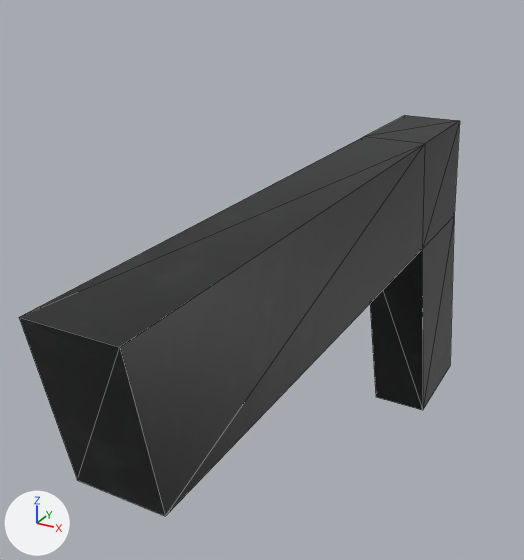
What one commit did to the OBJ model data/models/Pistol.obj.
Camera for both pictures: a 50 mm lens placed at (0.293, -0.99, 0.257), pointed at (-0.092, -0.289, -0.094). Lighting does not change. The marker at lower left points along +X, +Y and +Z. Mesh edges are drawn as thin lines. Where no turn or scale is listed for an object, it has been applied to the vertices.

Before the edit, the objects in view are built like this:
```python
me_pistol_cube = bpy.data.meshes.new('Pistol_Cube')
me_pistol_cube.from_pydata(...)  # 16 vertices, 28 faces; spans x -0.04..0.04, y -0.703..0.175, z -0.413..0.05
me_pistol_cube.materials.append(mat_material)  # picture img_metal038_1k_color_jpg
ob_pistol_cube = bpy.data.objects.new('Pistol_Cube', me_pistol_cube)
ob_pistol_cube.location = (0.0, 0.0, 0.0)
```
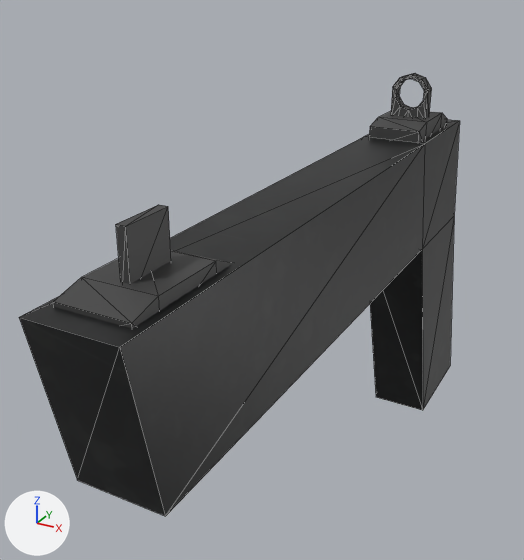
The newer file is also turned or shifted as a whole; pictures and numbers use the older file's frame.

What differs and where, as boxes (x1, y1, x2, y2) in the pictures (524 x 560 px):
'Cube.001_Cube.002', added
    after: (53, 250, 233, 328)
'Cube.002_Cube.003', added (black)
    after: (116, 205, 171, 284)
'Cube_Cube.001', added
    after: (369, 111, 447, 143)
'Circle', added
    after: (391, 73, 432, 118)

The change, as a list of edits to the scene's bpy script:
```text
Add mat_material_001:
    mat_material_001 = principled_material('Material.001')
    mat_material_001.base_color = (0.053, 0.053, 0.053)  # black #414141
    mat_material_001.roughness = 0.526
Add me_cube_cube_001:
    me_cube_cube_001.from_pydata(...)  # 16 vertices, 28 faces; spans x -0.0321..0.0321, y -0.0579..0.0689, z -0.0632..-0.0301
    me_cube_cube_001.materials.append(mat_material_001)  # black #414141
Add me_cube_002_cube_003:
    me_cube_002_cube_003.from_pydata(...)  # a box spanning x -0.0041..0.0041, y -0.5887..-0.5423, z -0.0548..-0.0006
    me_cube_002_cube_003.materials.append(mat_material_001)  # black #414141
Add me_cube_001_cube_002:
    me_cube_001_cube_002.from_pydata(...)  # 16 vertices, 28 faces; spans x -0.0321..0.0321, y -0.6236..-0.4968, z -0.0742..-0.0412
    me_cube_001_cube_002.materials.append(mat_material_001)  # black #414141
Add me_circle:
    me_circle.from_pydata(...)  # 40 vertices, 80 faces; spans x -0.0236..0.0236, y -0.0062..0.0092, z -0.0525..0.0229
    me_circle.materials.append(mat_material_001)  # black #414141
Add ob_cube_cube_001:
    ob_cube_cube_001 = bpy.data.objects.new('Cube_Cube.001', me_cube_cube_001)
    ob_cube_cube_001.location = (0.0, -0.057, 0.102)
Add ob_cube_002_cube_003:
    ob_cube_002_cube_003 = bpy.data.objects.new('Cube.002_Cube.003', me_cube_002_cube_003)
    ob_cube_002_cube_003.location = (0.0, -0.057, 0.102)
Add ob_cube_001_cube_002:
    ob_cube_001_cube_002 = bpy.data.objects.new('Cube.001_Cube.002', me_cube_001_cube_002)
    ob_cube_001_cube_002.location = (0.0, -0.057, 0.102)
Add ob_circle:
    ob_circle = bpy.data.objects.new('Circle', me_circle)
    ob_circle.location = (0.0, -0.057, 0.102)
```
